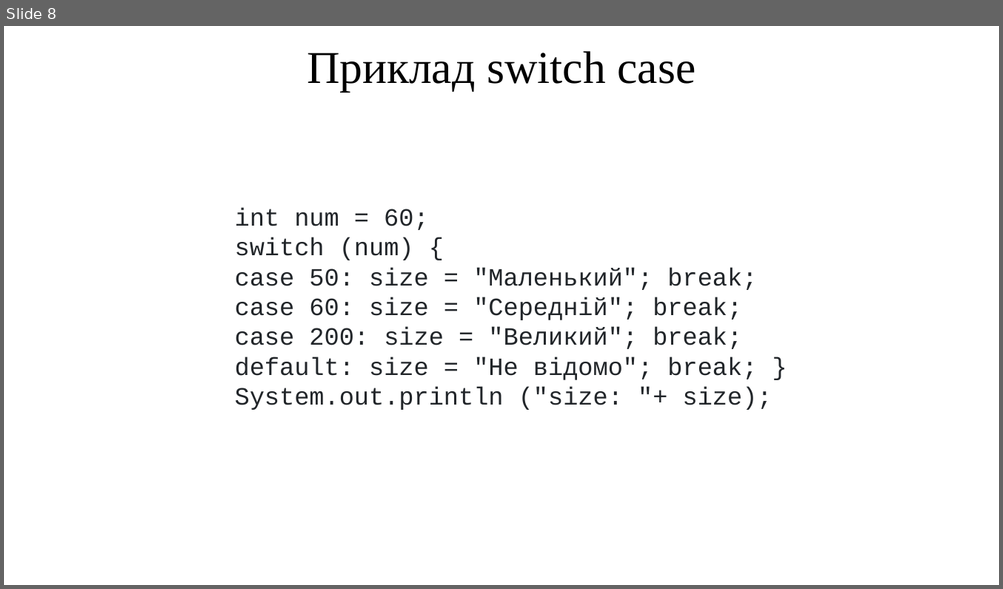
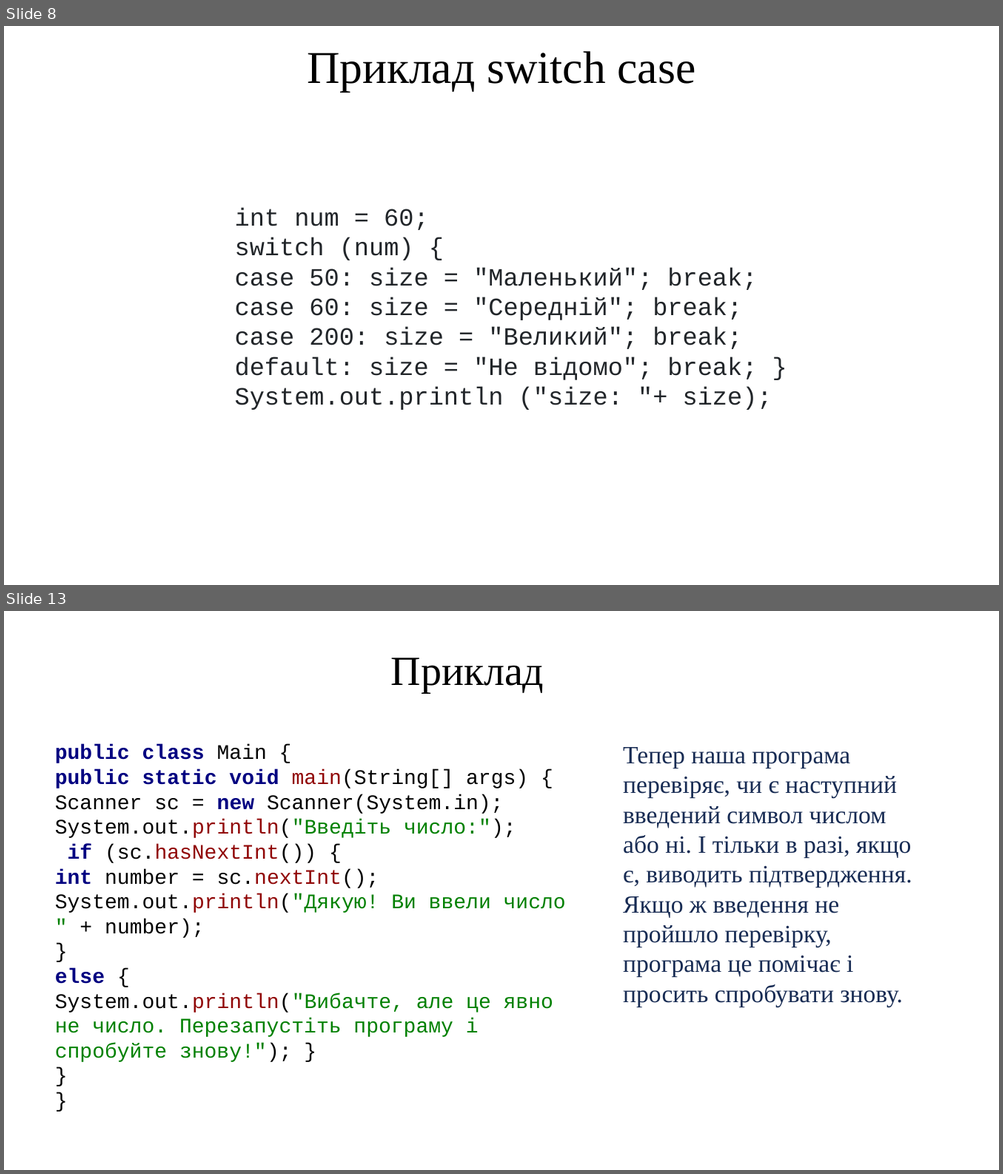
Before and after one commit to arg3ntuum/JavaCourse, a slide deck: Java Урок 3 ifelse switch.pptx. Shown one above the other, each under a label of ours: slide 8 before the commit, slides 8 and 13 after it; the slides between them are not shown. The pictures are 1003x589 and 1003x1174 pixels, drawn with LibreOffice and Linux fonts; fonts in the diff are those of the drawing. Boxes give left, top, right and bottom in pixels: in the first picture for what was removed or moved away, otherwise in the second. Text is boxed around its words. In the diff, an @@ line names an element or a change of style, - is before the commit and + after.

Commit message:
Зміна 1, 2, 3, 4
Було замінено теми, тепер інша ієрархія тем:
1. Вступний урок
2. Базові типи даних. Переведення в інші типи даних. Коментарі. Базове виведення інформації. Базові оператори
3. Умовні оператори. Взаємодія з користувачем

```diff
--- a/Java Урок 3 ifelse switch.pptx
+++ b/Java Урок 3 ifelse switch.pptx
@@ slide 13 added at bbox=[4, 611, 999, 1170], background #FFFFFF @@
@@ text added at bbox=[391, 658, 544, 692], 40 pt, text #000000 @@
+Приклад
@@ text added at bbox=[55, 745, 566, 1062], 20 pt, text #000000 @@
+public class Main {
+public static void main(String[] args) {
+Scanner sc = new Scanner(System.in);
+System.out.println("Введіть число:");
+if (sc.hasNextInt()) {
+int number = sc.nextInt();
+System.out.println("Дякую! Ви ввели число " + number);
+}
+else {
+System.out.println("Вибачте, але це явно не число. Перезапустіть програму і спробуйте знову!"); }
+}
+}
@@ text added at bbox=[623, 747, 912, 1007], 24 pt, text #172B53 @@
+Тепер наша програма перевіряє, чи є наступний введений символ числом або ні. І тільки в разі, якщо є, виводить підтвердження. Якщо ж введення не пройшло перевірку, програма це помічає і просить спробувати знову.
```
Also in this commit, not shown: 6 other slides added, 3 other files.
